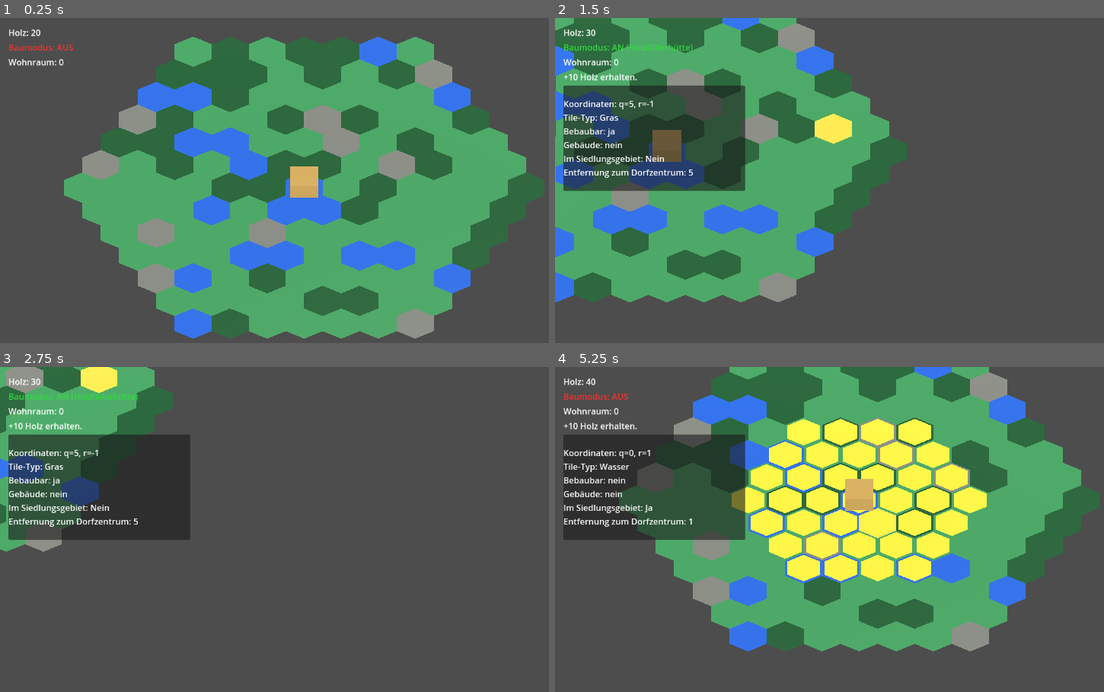
Above: before the commit, frames 1-4 (two rows, left to right).
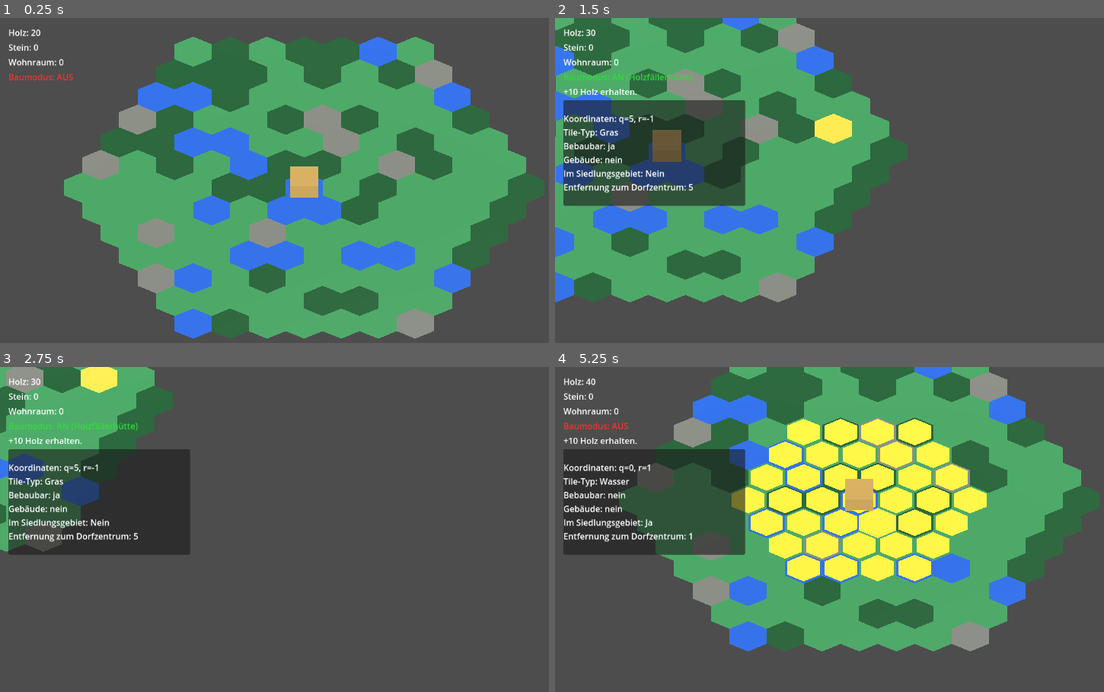
Above: after the commit, the same moments.

Repository: Ranu4922/CodexGame
Game: Godot game, scene res://scenes/Main.tscn
Same seed, same stepped clock (60 frames per second), same inputs: the game is played once before the commit and once after it.
Inputs (mouse positions are in pixels of both pictures, inside the frame that each line leads up to):
- Up to frame 1 (0.25 s): no input
- Up to frame 2 (1.5 s): tap Enter at 0.5 s; move the mouse to (994, 170) at 0.52 s; hold D 0.53-1.28 s; tap B at 0.6 s; click (994, 170) at 0.67 s; move the mouse to (736, 206) at 1.27 s; hold S from 1.28 s (still down); tap R at 1.35 s
- Up to frame 3 (2.75 s): move the mouse to (362, 461) at 2.02 s; release S at 2.03 s; hold D from 2.03 s (still down); tap 1 at 2.1 s
- Up to frame 4 (5.25 s): move the mouse to (829, 607) at 2.77 s; release D at 2.78 s; hold W 2.78-3.53 s; tap one key every 0.75 s from 2.85 s: 2 V B R; click (829, 607) at 2.92 s; move the mouse to (1043, 588) at 3.52 s; hold A 3.53-5.03 s; move the mouse to (675, 487) at 4.27 s; move the mouse to (889, 539) at 5.02 s; hold S from 5.03 s (still down); click (889, 539) at 5.17 s

The runs differ from the first frame. In frame 1, 0.3% of the frame differs, in the area x 1-14%, y 7-20%; in frame 2, 5.0%, in the area x 1-35%, y 7-58%; in frame 3, 4.9%; in frame 4, 4.8%.

Commit message:
Add stone HUD label

Diff:
--- a/scenes/GameWorld.tscn
+++ b/scenes/GameWorld.tscn
@@ -32,12 +32,12 @@
 offset_bottom = 48.0
 text = "Holz: 20"
 
-[node name="BuildModeLabel" type="Label" parent="CanvasLayer"]
+[node name="StoneLabel" type="Label" parent="CanvasLayer"]
 offset_left = 16.0
 offset_top = 44.0
 offset_right = 440.0
 offset_bottom = 76.0
-text = "Baumodus: AUS"
+text = "Stein: 0"
 
 [node name="HousingLabel" type="Label" parent="CanvasLayer"]
 offset_left = 16.0
@@ -46,19 +46,26 @@
 offset_bottom = 104.0
 text = "Wohnraum: 0"
 
+[node name="BuildModeLabel" type="Label" parent="CanvasLayer"]
+offset_left = 16.0
+offset_top = 100.0
+offset_right = 440.0
+offset_bottom = 132.0
+text = "Baumodus: AUS"
+
 [node name="MessageLabel" type="Label" parent="CanvasLayer"]
 offset_left = 16.0
-offset_top = 100.0
+offset_top = 128.0
 offset_right = 760.0
-offset_bottom = 132.0
+offset_bottom = 160.0
 text = ""
 
 [node name="InfoPanel" type="PanelContainer" parent="CanvasLayer"]
 visible = false
 offset_left = 16.0
-offset_top = 128.0
+offset_top = 156.0
 offset_right = 360.0
-offset_bottom = 328.0
+offset_bottom = 356.0
 
 [node name="InfoLabel" type="Label" parent="CanvasLayer/InfoPanel"]
 offset_left = 7.0
